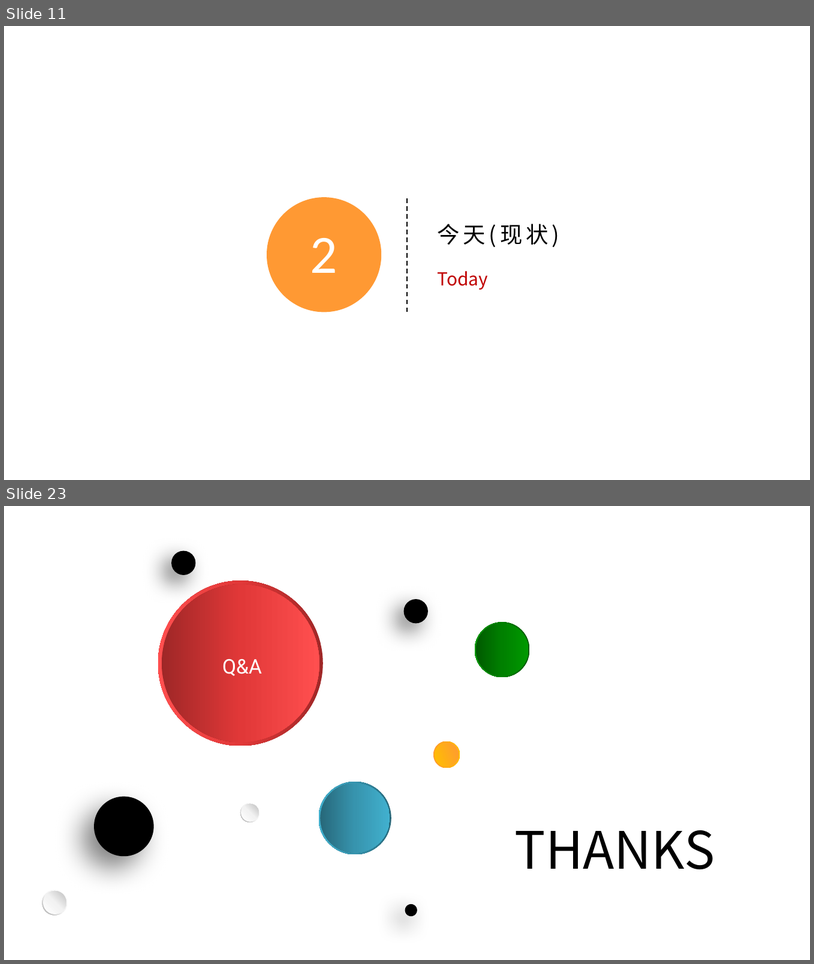
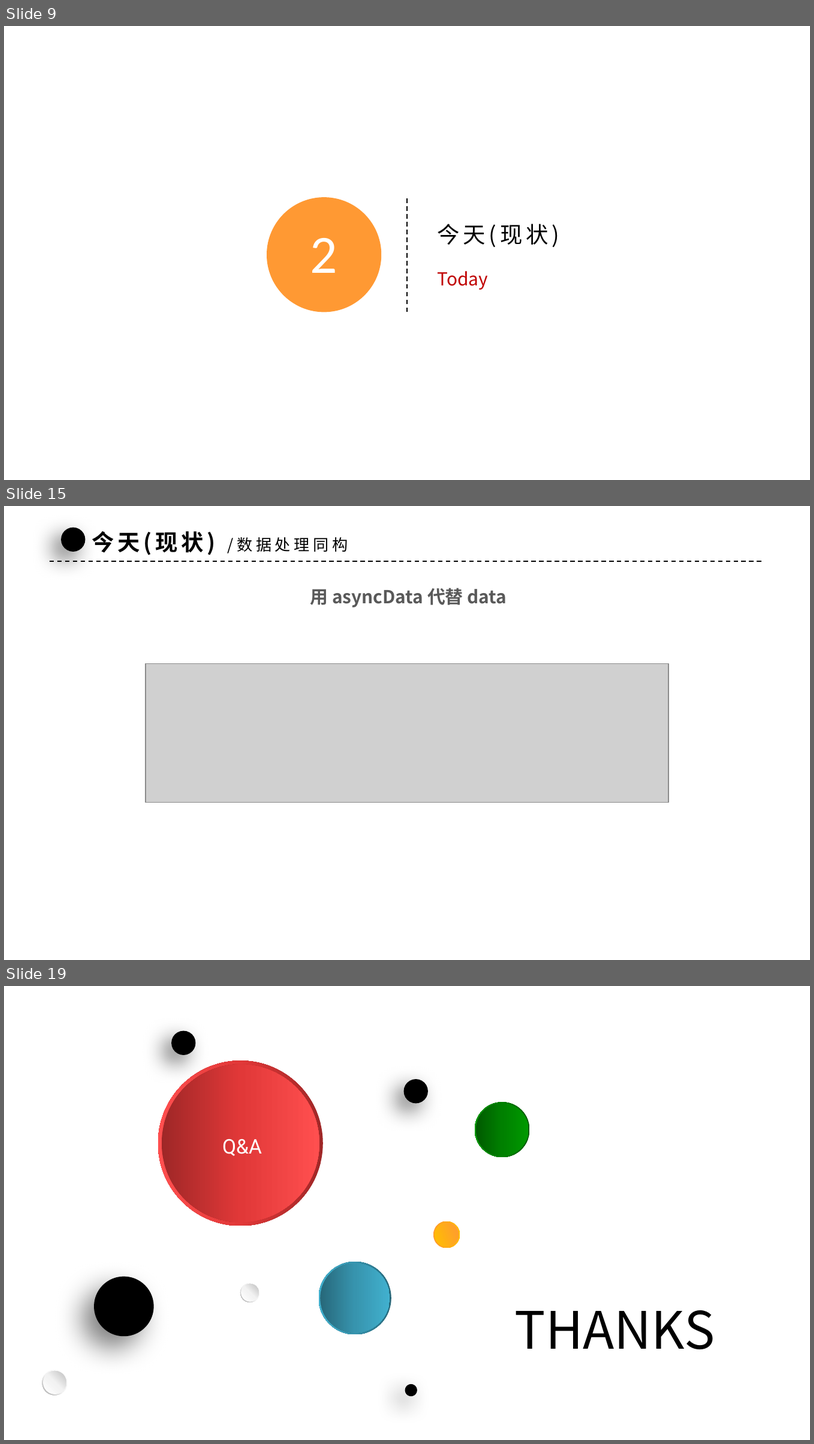
Before and after one commit to xiaoqiang-zhao/my-cellar, a slide deck: web/articles/ssr/SSR.pptx. Shown one above the other, each under a label of ours: slides 11 and 23 before the commit, slides 9, 15 and 19 after it; the slides between them are not shown. The pictures are 814x964 and 814x1444 pixels, drawn with LibreOffice and Linux fonts; fonts in the diff are those of the drawing; grey boxes stand for pictures; background and template pictures are left out. Boxes give left, top, right and bottom in pixels: in the first picture for what was removed or moved away, otherwise in the second. Text is boxed around its words. In the diff, an @@ line names an element or a change of style, - is before the commit and + after.

```diff
--- a/web/articles/ssr/SSR.pptx
+++ b/web/articles/ssr/SSR.pptx
@@ slide 15 added at (x1=4, y1=506, x2=810, y2=960), background picture (left out) @@
@@ ellipse added at (x1=61, y1=527, x2=86, y2=551), fill #000000 @@
@@ text added at (x1=92, y1=531, x2=348, y2=555), 14 pt, text #000000 @@
+今天(现状) /数据处理同构
@@ line added from (49, 561) to (765, 561), #000000 1 pt dashed @@
@@ text added at (x1=311, y1=588, x2=507, y2=607), 16 pt, text #595959, bold @@
+用 asyncData 代替 data
@@ picture added at (x1=146, y1=663, x2=669, y2=802) @@
@@ what was slide 11 is now slide 9 @@
@@ what was slide 23 is now slide 19 @@
```
Also in this commit, not shown: 7 slides changed, 8 other slides added, 12 slides removed, 1 other file.
